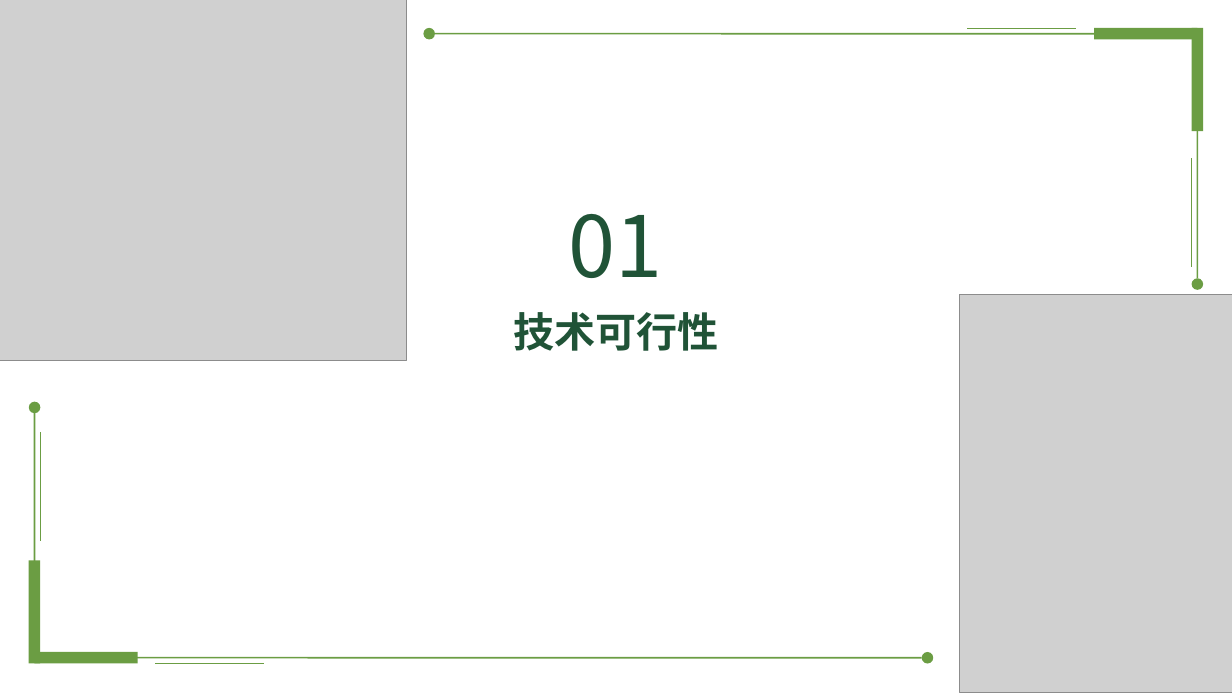
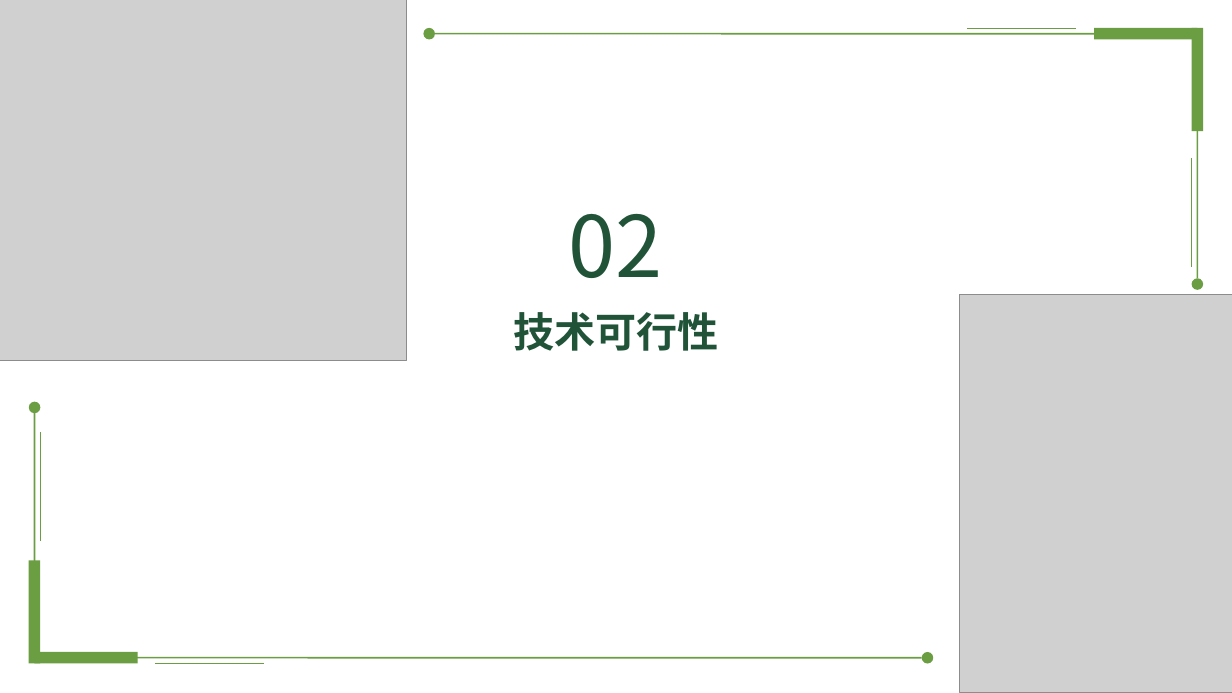
Before and after one commit to lzhokai/-, a slide deck: slide 5 of G13可行性分析报告ppt.pptx (slide 3 before the commit). Drawn at 1232x693 pixels with LibreOffice and Linux fonts; fonts in the diff are those of the drawing; grey boxes stand for pictures; background and template pictures are left out. Boxes give left, top, right and bottom in pixels: in the first picture for what was removed or moved away, otherwise in the second. Text is boxed around its words. In the diff, an @@ line names an element or a change of style, - is before the commit and + after.

```diff
--- a/G13可行性分析报告ppt.pptx
+++ b/G13可行性分析报告ppt.pptx
@@ text at (569,214,663,278): text changed @@
-01
+02
```
Also in this commit, not shown: 6 other slides changed, 2 slides added, 5 other files.
